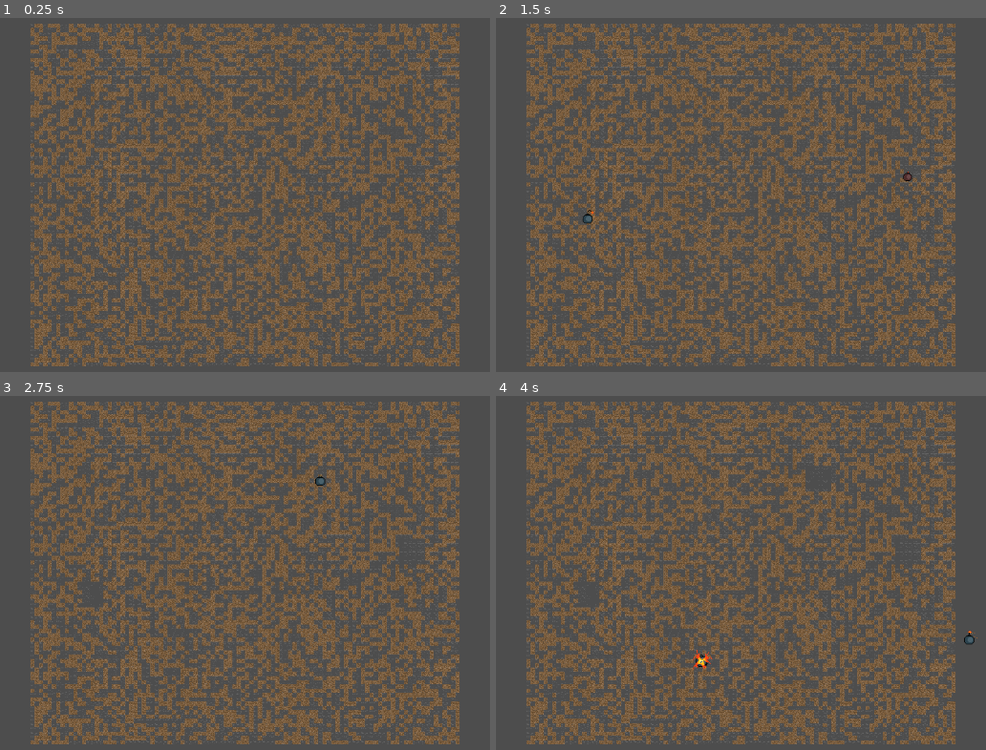
Above: before the commit, frames 1-4 (two rows, left to right).
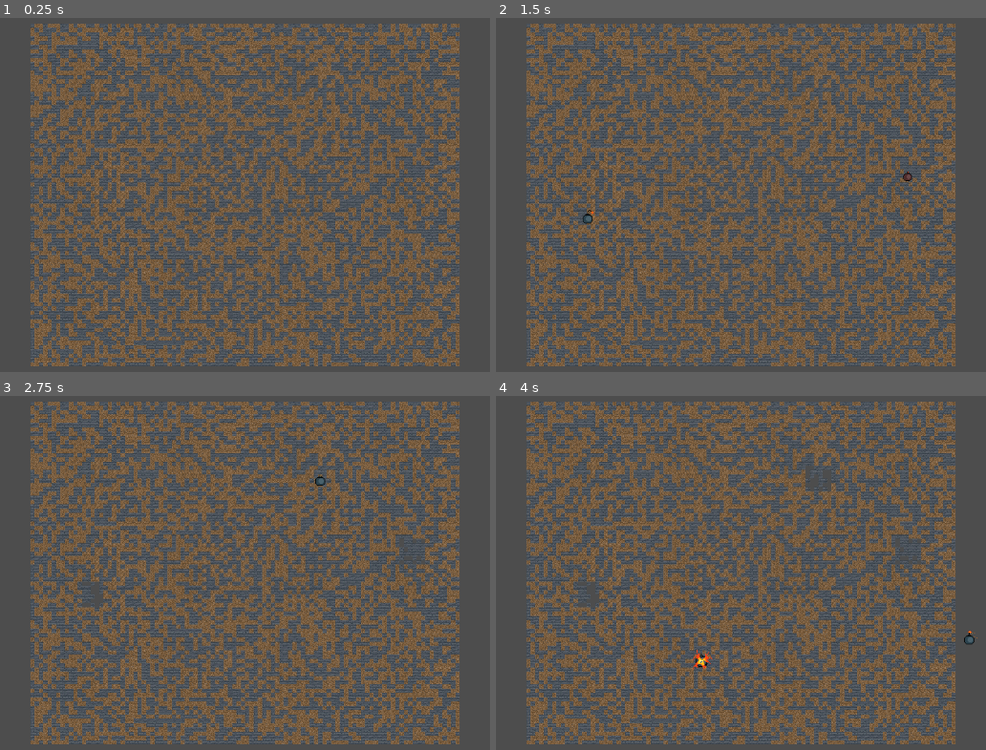
Above: after the commit, the same moments.

Repository: ProgrammingLogic/Alchemy_Game_Jam_7
Game: Godot game, scene res://src/game.tscn
The game is run twice, just before and just after one commit, with the same random seed, the same clock (stepped at 60 frames per second) and the same inputs.
Inputs (mouse positions are in pixels of both pictures, inside the frame that each line leads up to):
- Up to frame 1 (0.25 s): no input
- Up to frame 2 (1.5 s): tap Enter at 0.5 s; move the mouse to (907, 173) at 0.52 s; click (907, 173) at 0.6 s; tap Space at 1.25 s; move the mouse to (589, 216) at 1.27 s; click (589, 216) at 1.35 s
- Up to frame 3 (2.75 s): move the mouse to (323, 477) at 2.02 s; click (323, 477) at 2.1 s
- Up to frame 4 (4 s): tap Enter at 2.75 s; move the mouse to (701, 657) at 2.77 s; click (701, 657) at 2.85 s; move the mouse to (971, 636) at 3.52 s; click (971, 636) at 3.6 s

The runs differ from the first frame. In frame 1, 5.7% of the frame differs, in the area x 6-94%, y 1-99%; in frame 2, 5.7%; in frame 3, 5.7%; in frame 4, 5.7%.

Commit message:
feature: rework tile code to be cleaner

Diff:
--- a/project.godot
+++ b/project.godot
@@ -17,7 +17,7 @@
 
 [autoload]
 
-MapManager="*res://src/services/map_manager/map_manager.gd"
+MapManager="*res://src/services/map_manager.gd"
 SceneManager="*res://src/services/scene_manager.gd"
 StateManager="*res://src/services/state_manager.gd"
 
--- a/src/entities/bomb/bomb.gd
+++ b/src/entities/bomb/bomb.gd
@@ -30,10 +30,8 @@
 	)
 
 	for cell in MapManager.get_cells_in_rect(explosion_global_rect):
-		var c: Vector2i = cell["cell"]
-		var type: Tile = cell["type"]
-
-		if type.destructable:
-			MapManager.erase_cell(c)
+		var tile = MapManager.get_cell_tile(cell)
+		if tile.destructible:
+			MapManager.erase_cell(cell)
 
 	queue_free()
--- /dev/null
+++ b/src/scenes/tiles/base_tile.gd
@@ -0,0 +1,42 @@
+class_name BaseTile
+extends RefCounted
+
+
+var name: String = ""
+var id: int
+var texture_path: String = ""
+var destructible: bool = false
+var needs_update: bool = false
+var physics_layers: Array[int] = [
+	1,
+]
+
+
+func register(tile_set: TileSet) -> void:
+	var source = TileSetAtlasSource.new()
+	source.texture = load(texture_path)
+	source.texture_region_size = tile_set.tile_size
+	source.use_texture_padding = true
+
+	# We are assuming the tile texture is a single tile_size BY tile_size
+	#     image, and does not contain multiple tiles per image.
+	source.create_tile(Vector2i(0, 0))
+	id = tile_set.add_source(source)
+
+	var tile_data: TileData = source.get_tile_data(Vector2i(0, 0), 0)
+
+	# Physics polygon is top left, top right, bottom right, bottom left corner
+	#	because I don't care.
+
+	tile_data.add_collision_polygon(0)
+	for layer in physics_layers:
+		tile_data.set_collision_polygon_points(
+			layer,
+			0,
+			PackedVector2Array([
+				Vector2(0,0),
+				Vector2(tile_set.tile_size.x,0),
+				Vector2(tile_set.tile_size.x, tile_set.tile_size.y),
+				Vector2(0, tile_set.tile_size.y)
+			]
+		))
--- a/src/scenes/tiles/dirt/tile_dirt.gd
+++ b/src/scenes/tiles/dirt/tile_dirt.gd
@@ -1,11 +1,9 @@
-extends Tile
+extends BaseTile
 class_name TileDirt
 
 
-const TILE_SET_IDS: Array[int] = [
-	0, # "res://src/scenes/tiles/dirt/assets/tile_dirt.png"
-]
-
-func _init():
-	ids = PackedInt32Array(TILE_SET_IDS)
-	destructable = true
+func _init() -> void:
+	name = "dirt"
+	texture_path = "res://src/scenes/tiles/dirt/assets/tile_dirt.png"
+	destructible = true
+	needs_update = false
--- a/src/scenes/tiles/stone/assets/tile_stone.svg
+++ /dev/null
@@ -1,385 +0,0 @@
-<?xml version="1.0" encoding="UTF-8" standalone="no"?>
-<!-- Created with Inkscape (http://www.inkscape.org/) -->
-
-<svg
-   width="32"
-   height="32"
-   viewBox="0 0 8.4666662 8.4666662"
-   version="1.1"
-   id="svg1"
-   inkscape:version="1.4.3 (0d15f75042, 2025-12-25)"
-   sodipodi:docname="tile_stone.svg"
-   xmlns:inkscape="http://www.inkscape.org/namespaces/inkscape"
-   xmlns:sodipodi="http://sodipodi.sourceforge.net/DTD/sodipodi-0.dtd"
-   xmlns="http://www.w3.org/2000/svg"
-   xmlns:svg="http://www.w3.org/2000/svg">
-  <sodipodi:namedview
-     id="namedview1"
-     pagecolor="#ffffff"
-     bordercolor="#000000"
-     borderopacity="0.25"
-     inkscape:showpageshadow="2"
-     inkscape:pageopacity="0.0"
-     inkscape:pagecheckerboard="0"
-     inkscape:deskcolor="#d1d1d1"
-     inkscape:document-units="px"
-     inkscape:zoom="20.054095"
-     inkscape:cx="23.835531"
-     inkscape:cy="23.237149"
-     inkscape:window-width="2560"
-     inkscape:window-height="1362"
-     inkscape:window-x="0"
-     inkscape:window-y="0"
-     inkscape:window-maximized="1"
-     inkscape:current-layer="layer1" />
-  <defs
-     id="defs1" />
-  <g
-     inkscape:label="Layer 1"
-     inkscape:groupmode="layer"
-     id="layer1">
-    <rect
-       style="display:inline;fill:#666666;stroke-width:0.264583"
-       id="rect11"
-       width="8.559021"
-       height="8.5194407"
-       x="-0.045893945"
-       y="-0.045893945" />
-    <rect
-       style="fill:#4d4d4d;stroke-width:0.264583"
-       id="rect13"
-       width="2.1769245"
-       height="0.80480236"
-       x="0.013193481"
-       y="7.6917992" />
-    <rect
-       style="fill:#4d4d4d;stroke-width:0.264583"
-       id="rect14"
-       width="2.38802"
-       height="0.80480248"
-       x="2.3484397"
-       y="7.6654124" />
-    <rect
-       style="fill:#4d4d4d;stroke-width:0.264583"
-       id="rect14-3"
-       width="2.38802"
-       height="0.80480248"
-       x="4.9764504"
-       y="7.6825414" />
-    <rect
-       style="fill:#4d4d4d;stroke-width:0.264583"
-       id="rect14-3-1"
-       width="2.38802"
-       height="0.80480248"
-       x="7.5345583"
-       y="7.700017" />
-    <rect
-       style="fill:#4d4d4d;stroke-width:0.264583"
-       id="rect14-3-3"
-       width="2.38802"
-       height="0.80480248"
-       x="1.0358816"
-       y="6.8549199" />
-    <rect
-       style="fill:#4d4d4d;stroke-width:0.264583"
-       id="rect14-3-6"
-       width="2.38802"
-       height="0.80480248"
-       x="3.6089575"
-       y="6.8527794" />
-    <rect
-       style="fill:#4d4d4d;stroke-width:0.264583"
-       id="rect14-3-2"
-       width="2.38802"
-       height="0.80480248"
-       x="6.1888232"
-       y="6.87988" />
-    <rect
-       style="fill:#4d4d4d;stroke-width:0.264583"
-       id="rect14-3-5"
-       width="2.38802"
-       height="0.80480248"
-       x="-1.5044036"
-       y="6.8592024" />
-    <rect
-       style="fill:#4d4d4d;stroke-width:0.264583"
-       id="rect13-9"
-       width="2.1769245"
-       height="0.80480236"
-       x="-0.44786468"
-       y="6.0600896" />
-    <rect
-       style="fill:#4d4d4d;stroke-width:0.264583"
-       id="rect14-7"
-       width="2.38802"
-       height="0.80480248"
-       x="1.8873819"
-       y="6.0337024" />
-    <rect
-       style="fill:#4d4d4d;stroke-width:0.264583"
-       id="rect14-3-36"
-       width="2.38802"
-       height="0.80480248"
-       x="4.5153928"
-       y="6.0508313" />
-    <rect
-       style="fill:#4d4d4d;stroke-width:0.264583"
-       id="rect14-3-1-1"
-       width="2.38802"
-       height="0.80480248"
-       x="7.0735002"
-       y="6.0683074" />
-    <rect
-       style="fill:#4d4d4d;stroke-width:0.264583"
-       id="rect14-3-3-2"
-       width="2.38802"
-       height="0.80480248"
-       x="0.57482368"
-       y="5.2232099" />
-    <rect
-       style="fill:#4d4d4d;stroke-width:0.264583"
-       id="rect14-3-6-9"
-       width="2.38802"
-       height="0.80480248"
-       x="3.1478989"
-       y="5.2210698" />
-    <rect
-       style="fill:#4d4d4d;stroke-width:0.264583"
-       id="rect14-3-2-3"
-       width="2.38802"
-       height="0.80480248"
-       x="5.7277656"
-       y="5.2481704" />
-    <rect
-       style="fill:#4d4d4d;stroke-width:0.264583"
-       id="rect14-3-5-1"
-       width="2.38802"
-       height="0.80480248"
-       x="-1.9654619"
-       y="5.2274928" />
-    <rect
-       style="fill:#4d4d4d;stroke-width:0.264583"
-       id="rect13-93"
-       width="2.1769245"
-       height="0.80480236"
-       x="0.1839952"
-       y="4.4183884" />
-    <rect
-       style="fill:#4d4d4d;stroke-width:0.264583"
-       id="rect14-74"
-       width="2.38802"
-       height="0.80480248"
-       x="2.5192416"
-       y="4.3920012" />
-    <rect
-       style="fill:#4d4d4d;stroke-width:0.264583"
-       id="rect14-3-52"
-       width="2.38802"
-       height="0.80480248"
-       x="5.1472526"
-       y="4.4091301" />
-    <rect
-       style="fill:#4d4d4d;stroke-width:0.264583"
-       id="rect14-3-1-5"
-       width="2.38802"
-       height="0.80480248"
-       x="7.7053599"
-       y="4.4266062" />
-    <rect
-       style="fill:#4d4d4d;stroke-width:0.264583"
-       id="rect14-3-3-4"
-       width="2.38802"
-       height="0.80480248"
-       x="1.2066832"
-       y="3.5815089" />
-    <rect
-       style="fill:#4d4d4d;stroke-width:0.264583"
-       id="rect14-3-6-7"
-       width="2.38802"
-       height="0.80480248"
-       x="3.7797587"
-       y="3.5793688" />
-    <rect
-       style="fill:#4d4d4d;stroke-width:0.264583"
-       id="rect14-3-2-4"
-       width="2.38802"
-       height="0.80480248"
-       x="6.3596253"
-       y="3.6064694" />
-    <rect
-       style="fill:#4d4d4d;stroke-width:0.264583"
-       id="rect14-3-5-4"
-       width="2.38802"
-       height="0.80480248"
-       x="-1.333602"
-       y="3.5857918" />
-    <rect
-       style="fill:#4d4d4d;stroke-width:0.264583"
-       id="rect13-9-3"
-       width="2.1769245"
-       height="0.80480236"
-       x="-0.27706292"
-       y="2.7866786" />
-    <rect
-       style="fill:#4d4d4d;stroke-width:0.264583"
-       id="rect14-7-0"
-       width="2.38802"
-       height="0.80480248"
-       x="2.0581832"
-       y="2.7602913" />
-    <rect
-       style="fill:#4d4d4d;stroke-width:0.264583"
-       id="rect14-3-36-7"
-       width="2.38802"
-       height="0.80480248"
-       x="4.6861949"
-       y="2.7774203" />
-    <rect
-       style="fill:#4d4d4d;stroke-width:0.264583"
-       id="rect14-3-1-1-8"
-       width="2.38802"
-       height="0.80480248"
-       x="7.2443023"
-       y="2.7948964" />
-    <rect
-       style="fill:#4d4d4d;stroke-width:0.264583"
-       id="rect14-3-3-2-6"
-       width="2.38802"
-       height="0.80480248"
-       x="0.74562544"
-       y="1.9497993" />
-    <rect
-       style="fill:#4d4d4d;stroke-width:0.264583"
-       id="rect14-3-6-9-8"
-       width="2.38802"
-       height="0.80480248"
-       x="3.3187001"
-       y="1.9476593" />
-    <rect
-       style="fill:#4d4d4d;stroke-width:0.264583"
-       id="rect14-3-2-3-8"
-       width="2.38802"
-       height="0.80480248"
-       x="5.8985677"
-       y="1.9747598" />
-    <rect
-       style="fill:#4d4d4d;stroke-width:0.264583"
-       id="rect14-3-5-1-4"
-       width="2.38802"
-       height="0.80480248"
-       x="-1.7946602"
-       y="1.9540823" />
-    <rect
-       style="fill:#4d4d4d;stroke-width:0.264583"
-       id="rect13-2"
-       width="2.1769245"
-       height="0.80480236"
-       x="-0.30204263"
-       y="1.2202033" />
-    <rect
-       style="fill:#4d4d4d;stroke-width:0.264583"
-       id="rect14-0"
-       width="2.38802"
-       height="0.80480248"
-       x="2.0332036"
-       y="1.1938165" />
-    <rect
-       style="fill:#4d4d4d;stroke-width:0.264583"
-       id="rect14-3-68"
-       width="2.38802"
-       height="0.80480248"
-       x="4.6612148"
-       y="1.2109455" />
-    <rect
-       style="fill:#4d4d4d;stroke-width:0.264583"
-       id="rect14-3-1-9"
-       width="2.38802"
-       height="0.80480248"
-       x="7.2193222"
-       y="1.2284211" />
-    <rect
-       style="fill:#4d4d4d;stroke-width:0.264583"
-       id="rect14-3-3-26"
-       width="2.38802"
-       height="0.80480248"
-       x="0.72064567"
-       y="0.38332412" />
-    <rect
-       style="fill:#4d4d4d;stroke-width:0.264583"
-       id="rect14-3-6-6"
-       width="2.38802"
-       height="0.80480248"
-       x="3.2937214"
-       y="0.38118359" />
-    <rect
-       style="fill:#4d4d4d;stroke-width:0.264583"
-       id="rect14-3-2-49"
-       width="2.38802"
-       height="0.80480248"
-       x="5.8735876"
-       y="0.40828416" />
-    <rect
-       style="fill:#4d4d4d;stroke-width:0.264583"
-       id="rect14-3-5-5"
-       width="2.38802"
-       height="0.80480248"
-       x="-1.8196396"
-       y="0.38760659" />
-    <rect
-       style="fill:#4d4d4d;stroke-width:0.264583"
-       id="rect13-9-0"
-       width="2.1769245"
-       height="0.80480236"
-       x="-0.76310074"
-       y="-0.41150618" />
-    <rect
-       style="fill:#4d4d4d;stroke-width:0.264583"
-       id="rect14-7-4"
-       width="2.38802"
-       height="0.80480248"
-       x="1.5721459"
-       y="-0.43789339" />
-    <rect
-       style="fill:#4d4d4d;stroke-width:0.264583"
-       id="rect14-3-36-8"
-       width="2.38802"
-       height="0.80480248"
-       x="4.2001567"
-       y="-0.42076445" />
-    <rect
-       style="fill:#4d4d4d;stroke-width:0.264583"
-       id="rect14-3-1-1-7"
-       width="2.38802"
-       height="0.80480248"
-       x="6.7582641"
-       y="-0.40328836" />
-    <rect
-       style="fill:#4d4d4d;stroke-width:0.264583"
-       id="rect14-3-3-2-1"
-       width="2.38802"
-       height="0.80480248"
-       x="0.25958762"
-       y="-1.248386" />
-    <rect
-       style="fill:#4d4d4d;stroke-width:0.264583"
-       id="rect14-3-6-9-7"
-       width="2.38802"
-       height="0.80480248"
-       x="2.8326628"
-       y="-1.2505261" />
-    <rect
-       style="fill:#4d4d4d;stroke-width:0.264583"
-       id="rect14-3-2-3-2"
-       width="2.38802"
-       height="0.80480248"
-       x="5.4125299"
-       y="-1.2234255" />
-    <rect
-       style="fill:#4d4d4d;stroke-width:0.264583"
-       id="rect14-3-5-1-7"
-       width="2.38802"
-       height="0.80480248"
-       x="-2.2806981"
-       y="-1.2441031" />
-  </g>
-</svg>
--- a/src/scenes/tiles/stone/tile_stone.gd
+++ /dev/null
@@ -1,11 +0,0 @@
-extends Tile
-class_name StoneTile
-
-
-const TILE_SET_IDS: Array[int] = [
-	6,
-]
-
-
-func _init() -> void:
-	ids = PackedInt32Array(TILE_SET_IDS)
--- /dev/null
+++ b/src/scenes/tiles/stone_brick_wall/tile_stone_brick_wall.gd
@@ -0,0 +1,9 @@
+extends BaseTile
+class_name TileStoneBrickWall
+
+
+func _init() -> void:
+	name = "stone_brick_wall"
+	texture_path = "res://src/scenes/tiles/stone_brick_wall/assets/tile_stone_brick_wall.png"
+	destructible = false
+	needs_update = false
--- a/src/scenes/tiles/tile.gd
+++ /dev/null
@@ -1,25 +0,0 @@
-extends Node
-class_name Tile
-
-
-# The ID this tile is associated with in "res://src/services/map_manager/assets/map_manager.tres"
-#
-# ID 0 is the main ID of the tile
-var ids: PackedInt32Array:
-	get:
-		return ids
-	set(value):
-		ids = value
-
-
-var destructable: bool = false
-
-
-func _ready():
-	if not ids:
-		print("ERROR: Tile has no IDs")
-		return
-
-
-func update():
-	pass
--- a/src/scenes/tiles/wall/tile_wall.gd
+++ /dev/null
@@ -1,28 +0,0 @@
-extends Tile
-class_name WallTile
-
-
-const TILE_SET_IDS: Array[int] = [
-	2, # "res://src/scenes/tiles/wall/assets/wall1.png"
-	3, # "res://src/scenes/tiles/wall/assets/wall2.png"
-	4, # "res://src/scenes/tiles/wall/assets/wall3.png"
-	5, # "res://src/scenes/tiles/wall/assets/wall4.png"
-]
-
-func _init(wall_variant: int):
-	if wall_variant > TILE_SET_IDS.size() - 1:
-		print("ERROR: attempting to get invalid WallTile variant (%d)" % wall_variant)
-
-	_init_ids(wall_variant)
-
-
-func _init_ids(wall_variant: int):
-	var primary_id = TILE_SET_IDS.get(wall_variant)
-	var new_ids = [primary_id]
-	for i in range(0, TILE_SET_IDS.size() - 1):
-		if TILE_SET_IDS[i] == primary_id:
-			continue
-
-		new_ids.append(TILE_SET_IDS[i])
-
-	ids = PackedInt32Array(new_ids)
--- a/src/services/map_manager/map_manager.gd
+++ b/src/services/map_manager.gd
@@ -1,40 +1,55 @@
 extends TileMapLayer
-#class_name MapManager
+
 
 const GRID_WIDTH := 100
 const GRID_HEIGHT := 100
 const BASE_TILE_SIZE := Vector2i(32, 32)
+var TILES: Array[BaseTile] = [
+	TileDirt.new(),
+	TileStoneBrickWall.new(),
+]
 
 
 func _ready() -> void:
-	tile_set = load("res://src/services/map_manager/assets/map_manager.tres")
-	tile_set.tile_size = Vector2i(BASE_TILE_SIZE)
+	if not tile_set:
+		tile_set = TileSet.new()
+		tile_set.tile_size = Vector2i(32, 32)
+
+	_init_physics_layers()
+	_init_tiles()
 	_generate_map()
 	scale_to_screen()
 	get_viewport().size_changed.connect(scale_to_screen)
 
 
+func _init_physics_layers() -> void:
+	tile_set.add_physics_layer()
+	var id = tile_set.get_physics_layers_count() - 1
+
+	tile_set.set_physics_layer_collision_layer(id, 1)
+	tile_set.set_physics_layer_collision_mask(id, 1)
+
+
+func _init_tiles() -> void:
+	for tile in TILES:
+		tile.register(tile_set)
+
+
 func _generate_map() -> void:
-	var tiles: Array[Tile] = [
-		TileDirt.new(),
-		StoneTile.new(),
-	]
-
 	var y_offset := GRID_HEIGHT / 10
 
-	# Fill the map with walls
 	randomize()
 	for y in range(y_offset, GRID_HEIGHT - y_offset):
 		for x in range(GRID_WIDTH):
-			var r = randi_range(0, 1)
+			var pos = Vector2i(x, y)
+			var r = randi_range(0, TILES.size() - 1)
+			var tile = TILES[r]
 
-			var id: int
-			if r == 0:
-				id = tiles[0].ids[0]
-			else:
-				id = tiles[1].ids[0]
-
-			set_cell(Vector2i(x, y), id, Vector2i(0, 0))
+			set_cell(
+				pos,
+				tile.id,
+				Vector2i.ZERO,
+			)
 
 
 func scale_to_screen() -> void:
@@ -62,8 +77,8 @@
 	)
 
 
-func get_cells_in_rect(search_global_rect: Rect2i) -> Array[Dictionary]:
-	var result: Array[Dictionary] = []
+func get_cells_in_rect(search_global_rect: Rect2i) -> Array[Vector2i]:
+	var result: Array[Vector2i] = []
 
 	var top_left_cell = local_to_map(to_local(search_global_rect.position))
 	var bottom_right_cell = local_to_map(to_local(search_global_rect.end))
@@ -74,36 +89,16 @@
 			var cell_global_rect = get_global_rect_of_cell(cell)
 
 			if search_global_rect.intersects(cell_global_rect):
-				result.append({
-					"cell": cell,
-					"type": get_cell_type(cell),
-				})
+				result.append(cell)
 
 	return result
 
 
-func get_cells_in_circle(search_global_circle: CircleShape2D) -> Array[Vector2i]:
-	var result: Array[Vector2i] = []
-
-	return result
-
-
-func get_cells_in_polygon(search_global_polygon: Polygon2D) -> Array[Vector2i]:
-	var result: Array[Vector2i] = []
-
-	return result
-
-
-func get_cell_type(cell: Vector2i) -> Tile:
+func get_cell_tile(cell: Vector2i) -> BaseTile:
 	var id = get_cell_source_id(cell)
 
-	if id == 0:
-		return TileDirt.new()
-	elif id == 1:
-		return null
-	elif id >= 2 or id <= 5:
-		return WallTile.new(0)
-	elif id == 6:
-		return StoneTile.new()
+	for tile in TILES:
+		if tile.id == id:
+			return tile
 
-	return null
+	return TILES[0] # Fallback to the dirt tile
--- a/src/services/map_manager/assets/map_manager.tres
+++ /dev/null
@@ -1,60 +0,0 @@
-[gd_resource type="TileSet" load_steps=15 format=3 uid="uid://xubtj2urd8b0"]
-
-[ext_resource type="Texture2D" uid="uid://nofjysoiwwas" path="res://src/scenes/tiles/dirt/assets/tile_dirt.png" id="1_vgsuo"]
-[ext_resource type="Texture2D" uid="uid://c34eafr0l4l16" path="res://src/scenes/tiles/pipe/Pipe.png" id="2_3m06i"]
-[ext_resource type="Texture2D" uid="uid://driv23jc01c2k" path="res://src/scenes/tiles/wall/assets/wall1.png" id="3_yvmft"]
-[ext_resource type="Texture2D" uid="uid://d1w30je2gx1gj" path="res://src/scenes/tiles/wall/assets/wall2.png" id="4_4mhp4"]
-[ext_resource type="Texture2D" uid="uid://bqrqud8wq005w" path="res://src/scenes/tiles/wall/assets/wall3.png" id="5_j83xr"]
-[ext_resource type="Texture2D" uid="uid://mt8saqxkprpo" path="res://src/scenes/tiles/wall/assets/wall4.png" id="6_wkvkm"]
-[ext_resource type="Texture2D" uid="uid://cpuks2xlb6vas" path="res://src/scenes/tiles/stone/assets/tile_stone.svg" id="7_3m06i"]
-
-[sub_resource type="TileSetAtlasSource" id="TileSetAtlasSource_o8voa"]
-texture = ExtResource("1_vgsuo")
-texture_region_size = Vector2i(32, 32)
-0:0/0 = 0
-
-[sub_resource type="TileSetAtlasSource" id="TileSetAtlasSource_aefpq"]
-texture = ExtResource("2_3m06i")
-texture_region_size = Vector2i(32, 32)
-0:0/0 = 0
-
-[sub_resource type="TileSetAtlasSource" id="TileSetAtlasSource_yuwvf"]
-texture = ExtResource("3_yvmft")
-texture_region_size = Vector2i(32, 32)
-0:0/0 = 0
-0:0/0/physics_layer_0/polygon_0/points = PackedVector2Array(-16, -16, 16, -16, 16, 16, -16, 16)
-
-[sub_resource type="TileSetAtlasSource" id="TileSetAtlasSource_pptag"]
-texture = ExtResource("4_4mhp4")
-texture_region_size = Vector2i(32, 32)
-0:0/0 = 0
-0:0/0/physics_layer_0/polygon_0/points = PackedVector2Array(-16, -16, 16, -16, 16, 16, -16, 16)
-
-[sub_resource type="TileSetAtlasSource" id="TileSetAtlasSource_f7qxk"]
-texture = ExtResource("5_j83xr")
-texture_region_size = Vector2i(32, 32)
-0:0/0 = 0
-0:0/0/physics_layer_0/polygon_0/points = PackedVector2Array(-16, -16, 16, -16, 16, 16, -16, 16)
-
-[sub_resource type="TileSetAtlasSource" id="TileSetAtlasSource_mfm3v"]
-texture = ExtResource("6_wkvkm")
-texture_region_size = Vector2i(32, 32)
-0:0/0 = 0
-0:0/0/physics_layer_0/polygon_0/points = PackedVector2Array(-16, -16, 16, -16, 16, 16, -16, 16)
-
-[sub_resource type="TileSetAtlasSource" id="TileSetAtlasSource_yvmft"]
-texture = ExtResource("7_3m06i")
-texture_region_size = Vector2i(32, 32)
-0:0/0 = 0
-0:0/0/physics_layer_0/polygon_0/points = PackedVector2Array(-16, -16, 16, -16, 16, 16, -16, 16)
-
-[resource]
-tile_size = Vector2i(32, 32)
-physics_layer_0/collision_layer = 1
-sources/1 = SubResource("TileSetAtlasSource_aefpq")
-sources/0 = SubResource("TileSetAtlasSource_o8voa")
-sources/2 = SubResource("TileSetAtlasSource_yuwvf")
-sources/3 = SubResource("TileSetAtlasSource_pptag")
-sources/4 = SubResource("TileSetAtlasSource_f7qxk")
-sources/5 = SubResource("TileSetAtlasSource_mfm3v")
-sources/6 = SubResource("TileSetAtlasSource_yvmft")
Renamed: src/scenes/tiles/wall/assets/wall1.png -> src/scenes/tiles/assets/wall1.png
Not shown, changed: src/scenes/tiles/assets/wall1.png.import
Renamed: src/scenes/tiles/wall/assets/wall2.png -> src/scenes/tiles/assets/wall2.png
Not shown, changed: src/scenes/tiles/assets/wall2.png.import
Renamed: src/scenes/tiles/wall/assets/wall3.png -> src/scenes/tiles/assets/wall3.png
Not shown, changed: src/scenes/tiles/assets/wall3.png.import
Renamed: src/scenes/tiles/wall/assets/wall4.png -> src/scenes/tiles/assets/wall4.png
Not shown, changed: src/scenes/tiles/assets/wall4.png.import
Not shown, added: src/scenes/tiles/base_tile.gd.uid
Renamed: src/scenes/tiles/pipe/Pipe.png -> src/scenes/tiles/pipe/assets/Pipe.png
Not shown, changed: src/scenes/tiles/pipe/assets/Pipe.png.import
Binary file added: src/scenes/tiles/stone_brick_wall/assets/tile_stone_brick_wall.png
(and 5 more such lines)
